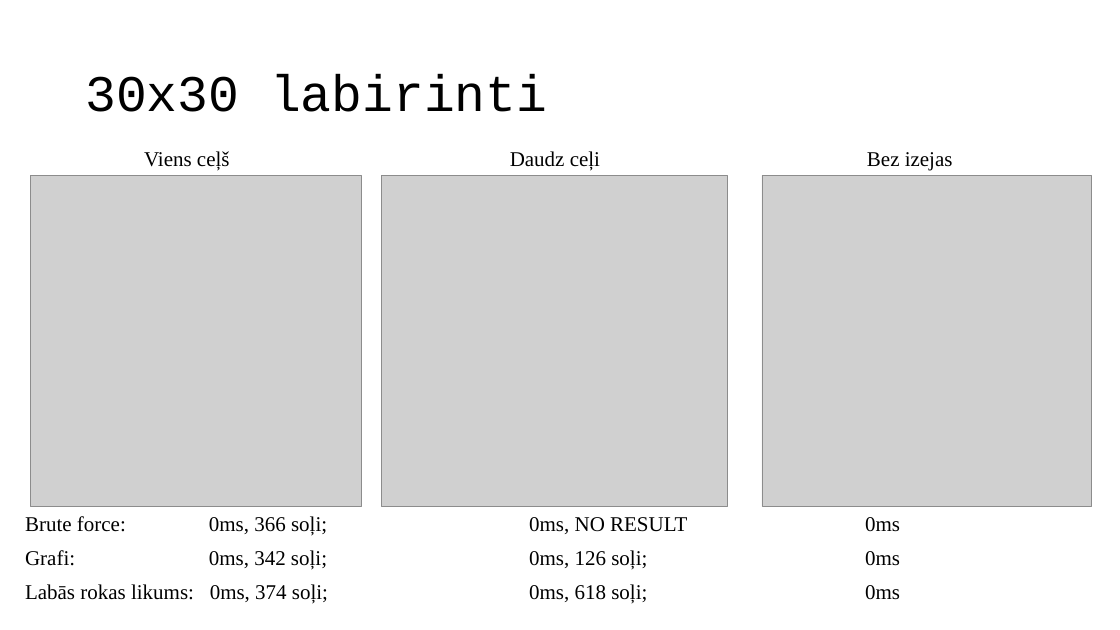
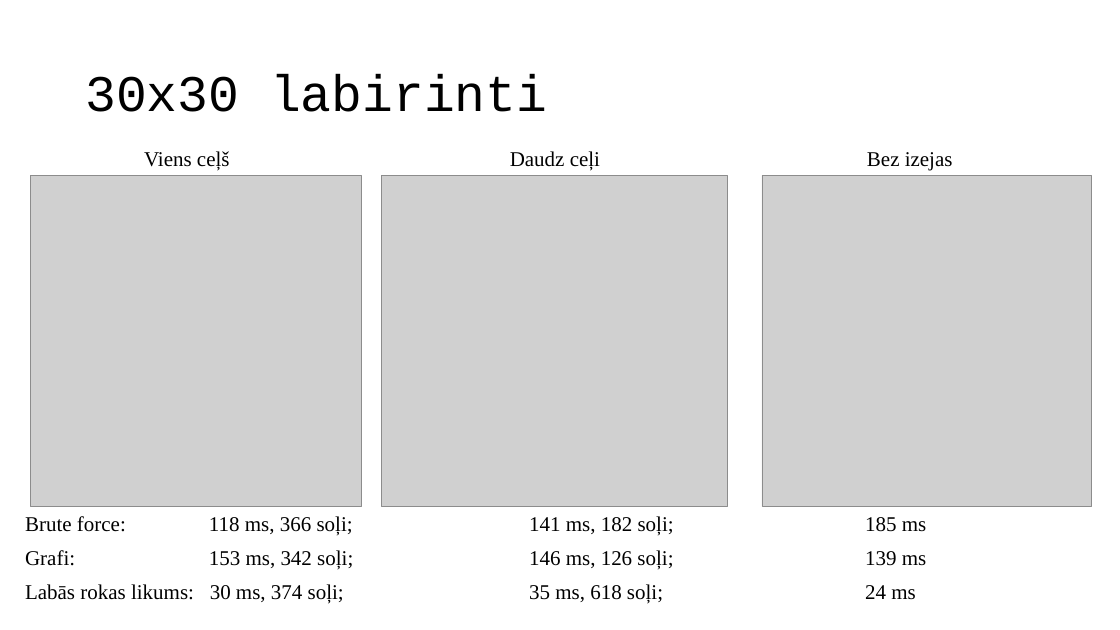
Before and after one commit to petrgabuniia/labirint, a slide deck: slide 5 of POGramētāji.pptx. Drawn at 1120x630 pixels with LibreOffice and Linux fonts; fonts in the diff are those of the drawing; grey boxes stand for pictures; background and template pictures are left out. Boxes give left, top, right and bottom in pixels: in the first picture for what was removed or moved away, otherwise in the second. Text is boxed around its words. In the diff, an @@ line names an element or a change of style, - is before the commit and + after.

```diff
--- a/POGramētāji.pptx
+++ b/POGramētāji.pptx
@@ text at <box>25,516,926,536</box>: text changed @@
-Brute force: 0ms, 366 soļi; 0ms, NO RESULT 0ms
+Brute force: 118 ms, 366 soļi; 141 ms, 182 soļi; 185 ms
@@ text at <box>25,550,926,570</box>: text changed @@
-Grafi: 0ms, 342 soļi; 0ms, 126 soļi; 0ms
+Grafi: 153 ms, 342 soļi; 146 ms, 126 soļi; 139 ms
@@ text at <box>25,584,915,604</box>: text changed @@
-Labās rokas likums: 0ms, 374 soļi; 0ms, 618 soļi; 0ms
+Labās rokas likums: 30 ms, 374 soļi; 35 ms, 618 soļi; 24 ms
```
Also in this commit, not shown: 3 other slides changed.
